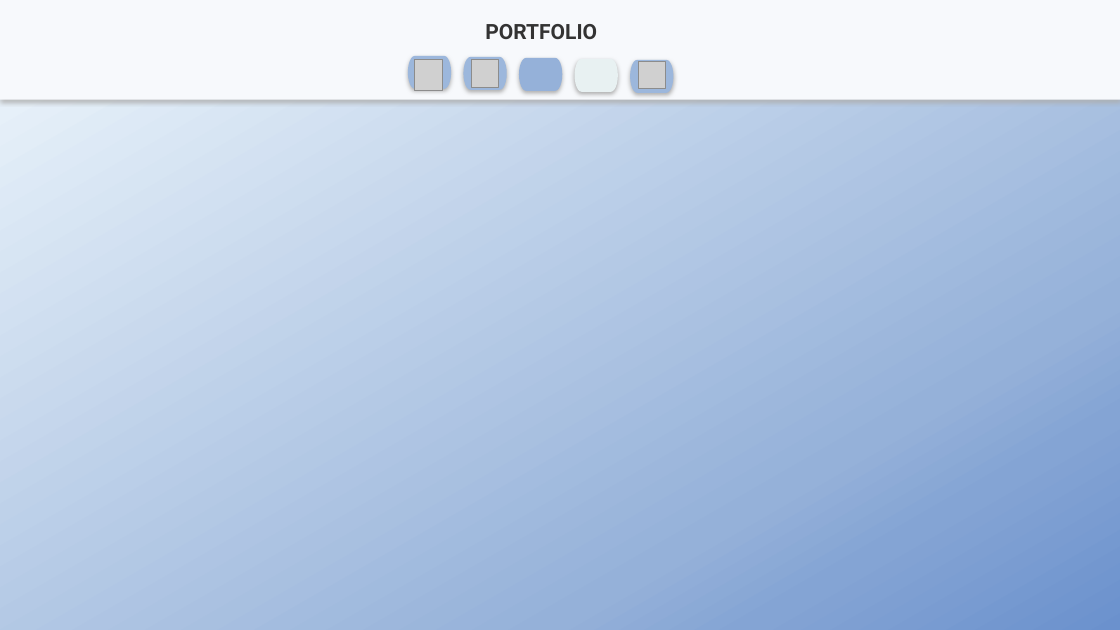
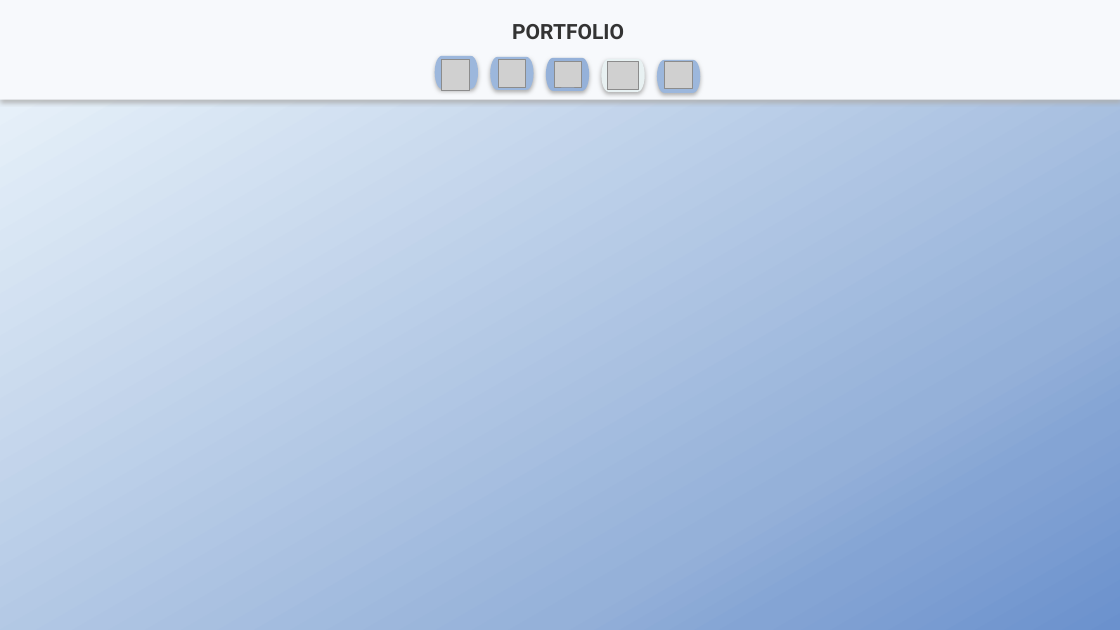
Before and after one commit to junhyuk000/portfolio, a slide deck: slide 7 of portfolio_신준혁.pptx (slide 5 before the commit). Drawn at 1120x630 pixels with LibreOffice and Linux fonts; fonts in the diff are those of the drawing; grey boxes stand for pictures. Boxes give left, top, right and bottom in pixels: in the first picture for what was removed or moved away, otherwise in the second. Text is boxed around its words. In the diff, an @@ line names an element or a change of style, - is before the commit and + after.

```diff
--- a/portfolio_신준혁.pptx
+++ b/portfolio_신준혁.pptx
@@ picture added at box(555, 61, 581, 87) @@
@@ picture added at box(607, 61, 639, 90) @@
@@ 5 pill shapes, 3 pictures, 1 text: place and size @@
-5 pill shapes, 3 pictures, 1 text at box(408, 24, 674, 92)
+5 pill shapes, 3 pictures, 1 text at box(435, 24, 701, 92)
```
Also in this commit, not shown: 4 other slides changed, 3 slides added.
